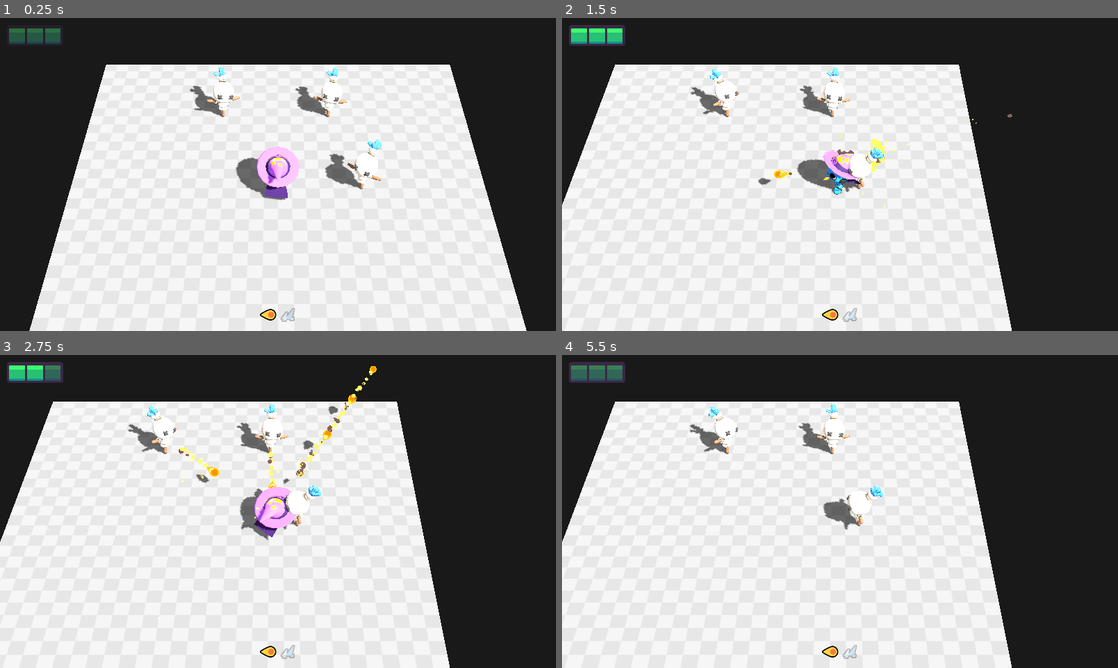
Above: before the commit, frames 1-4 (two rows, left to right).
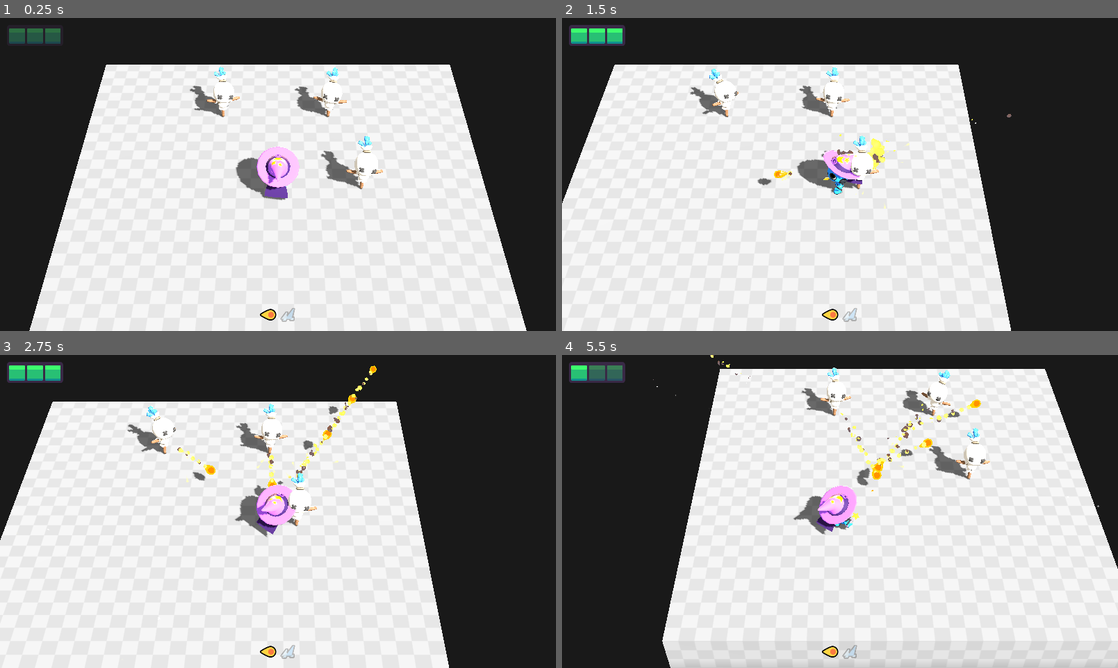
Above: after the commit, the same moments.

Repository: lethalgem/gdquest_learn_3d_gamedev_from_zero_with_godot_4
Game: Godot game, scene res://lessons/level.tscn
Two runs of this game, one before a commit and one after it. Both use one fixed random seed, a clock stepped at 60 frames per second and the inputs below.
Inputs (mouse positions are in pixels of both pictures, inside the frame that each line leads up to):
- Up to frame 1 (0.25 s): no input
- Up to frame 2 (1.5 s): tap Enter at 0.5 s; move the mouse to (962, 158) at 0.52 s; press the mouse at (962, 158) at 0.53 s; hold D (move_right) 0.53-1.25 s; tap Space at 0.77 s; release the mouse at (962, 158) at 1.25 s; drag from (728, 190) to (812, 237) at 1.27 s
- Up to frame 3 (2.75 s): move the mouse to (333, 442) at 2.02 s; press the mouse at (333, 442) at 2.03 s; hold D (move_right) from 2.03 s (still down); tap Z at 2.1 s
- Up to frame 4 (5.5 s): release D (move_right) at 2.75 s; release the mouse at (895, 442) at 2.75 s; drag from (812, 574) to (673, 464) at 2.77 s; move the mouse to (1006, 558) at 3.52 s; press the mouse at (1006, 558) at 3.53 s; hold A (move_left) 3.53-4.25 s; tap Space at 3.77 s; release the mouse at (1006, 558) at 4.25 s; drag from (673, 464) to (756, 433) at 4.27 s; move the mouse to (867, 511) at 5.02 s; press the mouse at (867, 511) at 5.03 s; hold S (move_down) from 5.03 s (still down)

The runs differ from the first frame. In frame 1, 0.4% of the frame differs, in the area x 34-69%, y 15-55%; in frame 2, 0.8%; in frame 3, 1.8%; in frame 4, 46%, in the area x 0-100%, y 0-100%.

Commit message:
Complete M4-L6

Diff:
--- a/M04.patrol_alert_attack_workbook/lessons/ai.gd
+++ b/M04.patrol_alert_attack_workbook/lessons/ai.gd
@@ -3,6 +3,8 @@
 enum Events {
 	NONE,
 	FINISHED,
+	PLAYER_ENTERED_LINE_OF_SIGHT,
+	PLAYER_EXITED_LINE_OF_SIGHT,
 }
 
 class State extends RefCounted:
@@ -93,9 +95,11 @@
 	func _transition(new_state: State) -> void:
 		current_state.exit()
 		current_state.finished.disconnect(_on_state_finished)
+		print("exiting: " + current_state.name)
 		current_state = new_state
 		current_state.finished.connect(_on_state_finished.bind(current_state))
 		current_state.enter()
+		print("entering: " + current_state.name)
 
 	func _on_state_finished(finished_state: State) -> void:
 		assert(
@@ -107,3 +111,100 @@
 
 class Blackboard extends RefCounted:
 	static var player_global_position := Vector3.ZERO
+
+class StateIdle extends State:
+
+	func _init(init_mob: Mob3D) -> void:
+		super("Idle", init_mob)
+
+	func enter() -> void:
+		mob.skin.play("idle")
+
+	func update(_delta: float) -> Events:
+		var distance: float = mob.global_position.distance_to(Blackboard.player_global_position)
+		if distance > mob.vision_range:
+			return Events.NONE
+
+		var cos_max_angle_of_vision := cos(mob.vision_angle)
+		var direction: Vector3 = mob.global_position.direction_to(Blackboard.player_global_position)
+		var dot: float = mob.global_basis.z.dot(direction)
+
+		var player_in_vision_cone := dot > cos_max_angle_of_vision
+		if player_in_vision_cone:
+			return Events.PLAYER_ENTERED_LINE_OF_SIGHT
+
+		return Events.NONE
+
+class StateLookAtPlayer extends State:
+
+	func _init(init_mob: Mob3D) -> void:
+		super("Look at Player", init_mob)
+
+	var duration := 2.0
+	var _time := 0.0
+
+	func enter() -> void:
+		_time = 0.0
+
+	func update(delta: float) -> Events:
+		_time += delta
+		if _time >= duration:
+			return Events.FINISHED
+
+		var player_distance: float = mob.global_position.distance_to(
+			Blackboard.player_global_position
+		)
+		if player_distance > mob.vision_range:
+			return Events.PLAYER_EXITED_LINE_OF_SIGHT
+
+		var direction: Vector3 = mob.global_position.direction_to(
+			Blackboard.player_global_position
+		)
+		var target_rotation_y := Vector3.FORWARD.signed_angle_to(
+			direction, Vector3.UP
+		) + PI
+		mob.rotation.y = lerp_angle(
+			mob.rotation.y, target_rotation_y, 2.0 * delta
+		)
+		return Events.NONE
+
+class StateWait extends State:
+
+	var duration := 0.5
+	var _time := 0.0
+
+	func _init(init_mob: Mob3D) -> void:
+		super("Wait", init_mob)
+
+	func enter() -> void:
+		_time = 0.0
+		mob.skin.play("idle")
+
+	func update(delta: float) -> Events:
+		_time += delta
+		if _time >= duration:
+			return Events.FINISHED
+		return Events.NONE
+
+class StateFireProjectile extends State:
+
+	var spawning_point: Node3D = null
+	var projectile_scene: PackedScene = null
+
+	func _init(
+		init_mob: Mob3D,
+		init_spawning_point: Node3D,
+		init_projectile_scene: PackedScene
+	) -> void:
+		super("Fire Projectile", init_mob)
+		spawning_point = init_spawning_point
+		projectile_scene = init_projectile_scene
+
+	func enter() -> void:
+		var projectile: Projectile3D = projectile_scene.instantiate()
+		mob.add_sibling(projectile)
+
+		projectile.global_position = spawning_point.global_position
+		projectile.look_at(spawning_point.global_position + spawning_point.global_basis.z)
+
+		finished.emit()
--- a/M04.patrol_alert_attack_workbook/lessons/mobs/mob_dummy.tscn
+++ b/M04.patrol_alert_attack_workbook/lessons/mobs/mob_dummy.tscn
@@ -1,8 +1,7 @@
-[gd_scene load_steps=7 format=3 uid="uid://b5luv0tbdat2c"]
+[gd_scene load_steps=6 format=3 uid="uid://b5luv0tbdat2c"]
 
-[ext_resource type="Script" path="res://lessons/mobs/mob_dummy.gd" id="1_8v0hd"]
+[ext_resource type="Script" path="res://lessons/mobs/mob_dummy_3d.gd" id="1_x76w2"]
 [ext_resource type="PackedScene" uid="uid://ddjouhm76gjbx" path="res://assets/skins/dummy/dummy_skin_3d.tscn" id="2_8a1qg"]
-[ext_resource type="PackedScene" uid="uid://owdmkemrssa" path="res://assets/entities/projectile/mob_fireball.tscn" id="2_j1r0v"]
 [ext_resource type="Script" path="res://assets/hurt_box_3d.gd" id="3_sb476"]
 
 [sub_resource type="CapsuleShape3D" id="CapsuleShape3D_dqdxk"]
@@ -11,12 +10,12 @@
 
 [sub_resource type="CylinderShape3D" id="CylinderShape3D_poc1g"]
 
-[node name="MobDummy3D" type="CharacterBody3D"]
+[node name="MobDummy3D" type="CharacterBody3D" node_paths=PackedStringArray("skin")]
 top_level = true
 collision_layer = 2
 collision_mask = 0
-script = ExtResource("1_8v0hd")
-projectile_3d = ExtResource("2_j1r0v")
+script = ExtResource("1_x76w2")
+skin = NodePath("DummySkin")
 
 [node name="CollisionShape3D" type="CollisionShape3D" parent="."]
 transform = Transform3D(1, 0, 0, 0, 1, 0, 0, 0, 1, 0, 0.478758, 0.0221127)
@@ -35,4 +34,4 @@
 
 [node name="ShootingPoint" type="Marker3D" parent="."]
 unique_name_in_owner = true
-transform = Transform3D(-1, 3.48787e-16, -8.74228e-08, 3.48787e-16, 1, -3.48787e-16, 8.74228e-08, -3.48787e-16, -1, 0, 0.8, 0.8)
+transform = Transform3D(1, -3.48787e-16, 3.48787e-16, 3.48787e-16, 1, -3.48787e-16, -3.48787e-16, 3.48787e-16, 1, 0, 0.8, 0.8)
--- /dev/null
+++ b/M04.patrol_alert_attack_workbook/lessons/mobs/mob_dummy_3d.gd
@@ -0,0 +1,32 @@
+class_name MobDummy3D extends Mob3D
+
+@onready var shooting_point = %ShootingPoint
+
+func _ready() -> void:
+	var state_machine := AI.StateMachine.new()
+	add_child(state_machine)
+
+	var idle := AI.StateIdle.new(self)
+	var look_at_player := AI.StateLookAtPlayer.new(self)
+	var wait := AI.StateWait.new(self)
+
+	const Projectile3DScene = preload("res://assets/entities/projectile/mob_fireball.tscn")
+	var fire_projectile := AI.StateFireProjectile.new(self, shooting_point, Projectile3DScene)
+
+	state_machine.transitions = {
+		idle: {
+			AI.Events.PLAYER_ENTERED_LINE_OF_SIGHT: look_at_player,
+		},
+		look_at_player: {
+			AI.Events.FINISHED: wait,
+			AI.Events.PLAYER_EXITED_LINE_OF_SIGHT: idle,
+		},
+		wait: {
+			AI.Events.FINISHED: fire_projectile,
+		},
+		fire_projectile: {
+			AI.Events.FINISHED: look_at_player,
+		},
+	}
+
+	state_machine.activate(idle)
